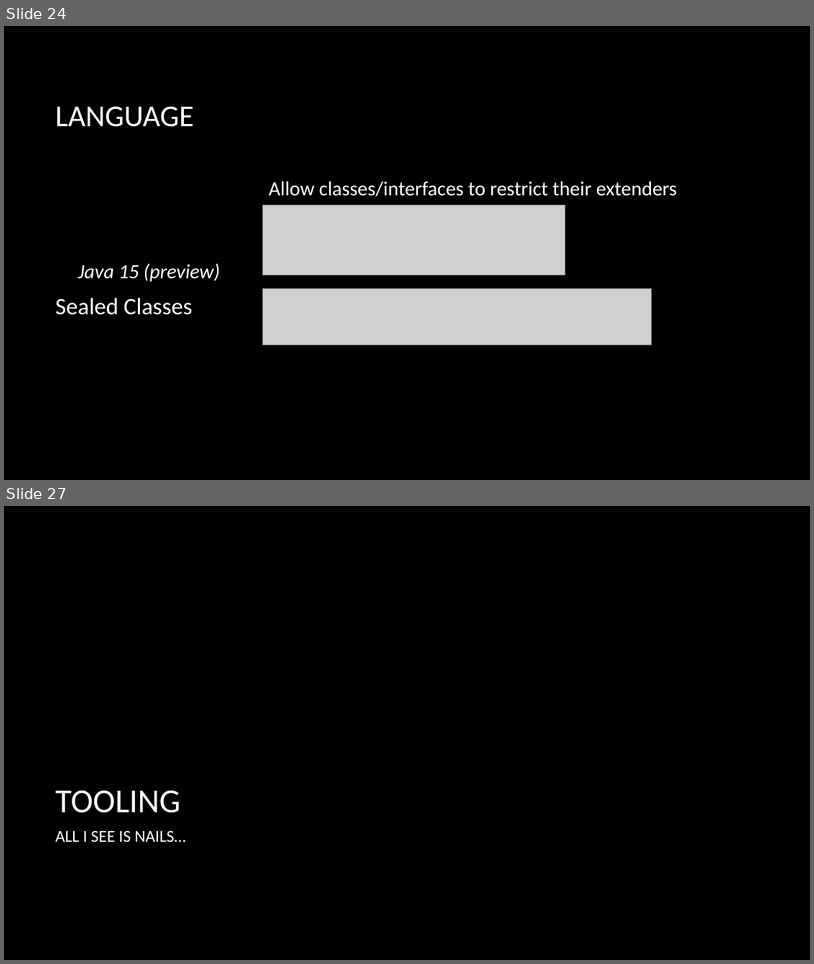
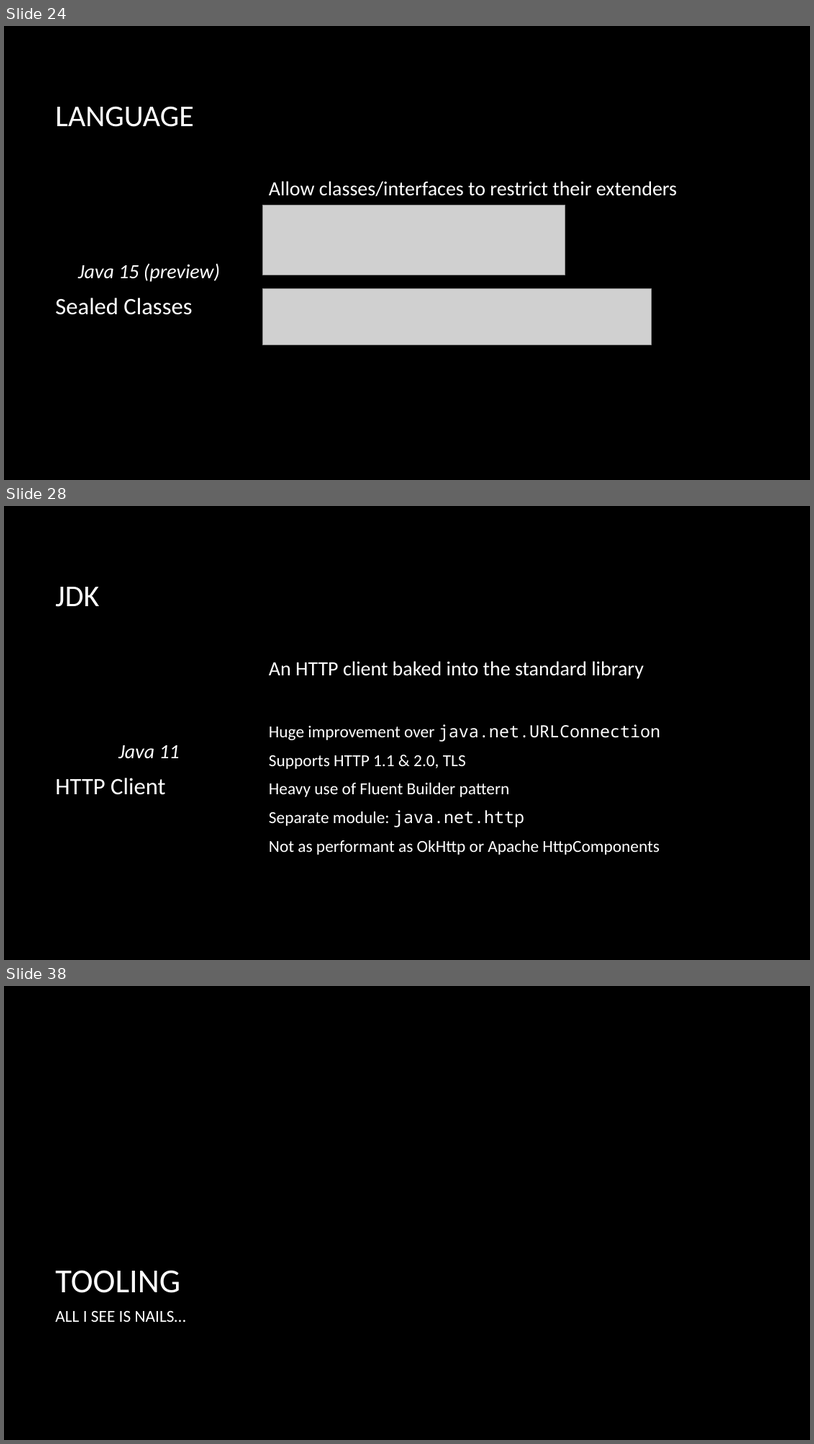
Before and after one commit to macdaddyaz/modern-java, a slide deck: Java 9 and up.pptx. Shown one above the other, each under a label of ours: slides 24 and 27 before the commit, slides 24, 28 and 38 after it; the slides between them are not shown. The pictures are 814x964 and 814x1444 pixels, drawn with LibreOffice and Linux fonts; fonts in the diff are those of the drawing; grey boxes stand for pictures; background and template pictures are left out. Boxes give left, top, right and bottom in pixels: in the first picture for what was removed or moved away, otherwise in the second. Text is boxed around its words. In the diff, an @@ line names an element or a change of style, - is before the commit and + after.

```diff
--- a/Java 9 and up.pptx
+++ b/Java 9 and up.pptx
@@ slide 28 added at (x1=4, y1=506, x2=810, y2=960), background picture (left out) @@
@@ title added at (x1=55, y1=587, x2=99, y2=607), 36 pt, text #FFFFFF @@
+JDK
@@ text added at (x1=269, y1=661, x2=661, y2=854), 20 pt, text #FFFFFF @@
+An HTTP client baked into the standard library
+Huge improvement over java.net.URLConnection
+Supports HTTP 1.1 & 2.0, TLS
+Heavy use of Fluent Builder pattern
+Separate module: java.net.http
+Not as performant as OkHttp or Apache HttpComponents
@@ text added at (x1=55, y1=745, x2=180, y2=795), 28 pt, text #FFFFFF @@
+Java 11
+HTTP Client
@@ what was slide 27 is now slide 38 @@
```
Also in this commit, not shown: 4 slides changed, 10 other slides added.
